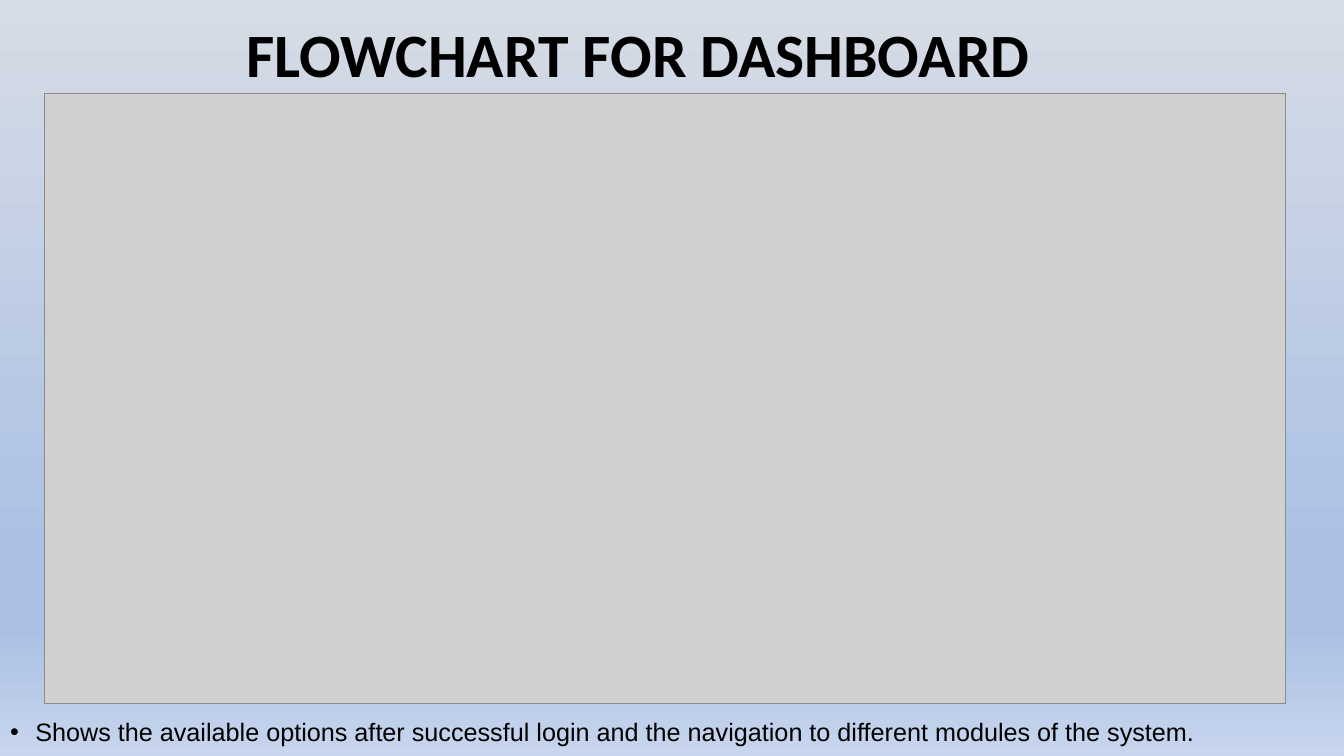
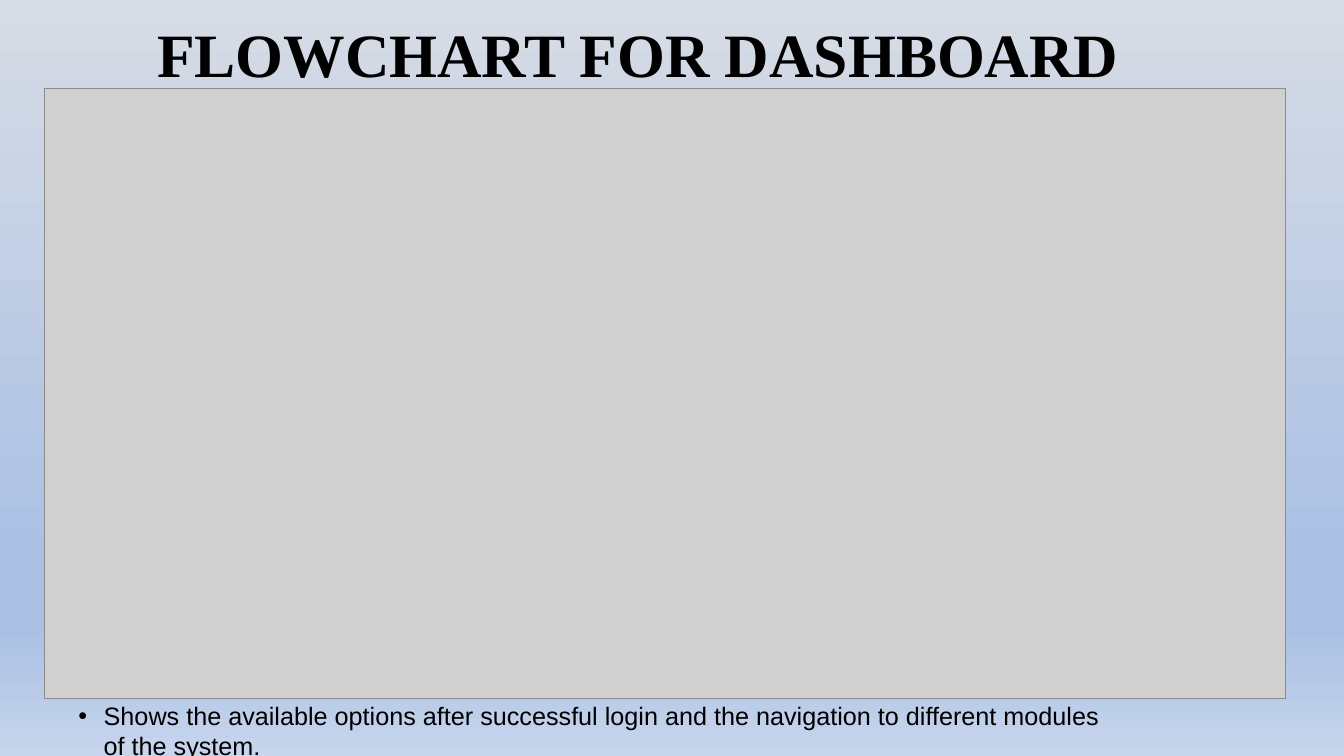
Before and after one commit to Bachelor-Of-Computer-Application/project-sd, a slide deck: slide 9 of 2nd sem final presentation.pptx. Drawn at 1344x756 pixels with LibreOffice and Linux fonts; fonts in the diff are those of the drawing; grey boxes stand for pictures. Boxes give left, top, right and bottom in pixels: in the first picture for what was removed or moved away, otherwise in the second. Text is boxed around its words. In the diff, an @@ line names an element or a change of style, - is before the commit and + after.

```diff
--- a/2nd sem final presentation.pptx
+++ b/2nd sem final presentation.pptx
@@ title "FLOWCHART FOR DASHBOARD" at (x1=157, y1=36, x2=1118, y2=89): font Calibri to Times New Roman @@
@@ text "Shows the available options after ..." rewrapped from (x1=35, y1=722, x2=1194, y2=747) to (x1=104, y1=706, x2=1098, y2=756) @@
@@ picture moved from (x1=44, y1=94, x2=1286, y2=704) to (x1=44, y1=89, x2=1286, y2=699) @@
```
Also in this commit, not shown: 10 other slides changed, 1 other file.
